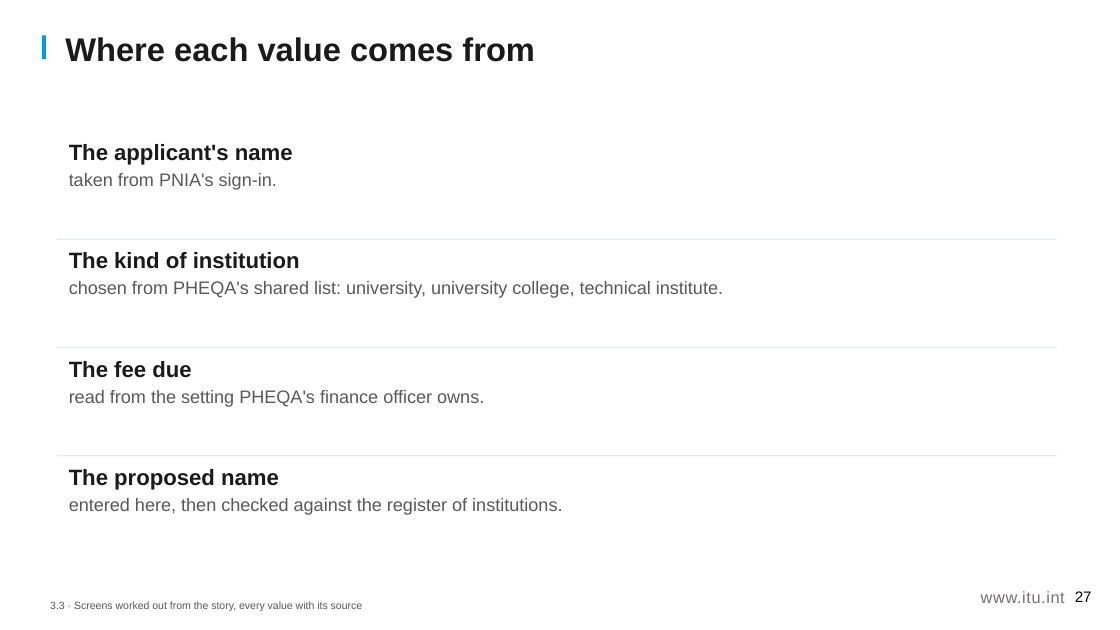
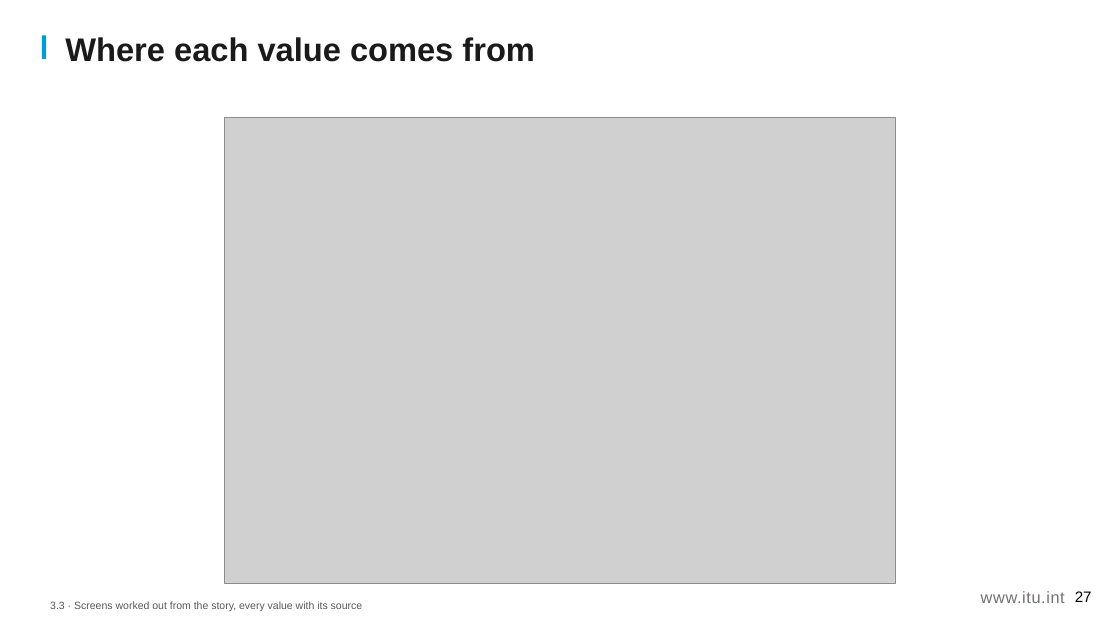
Before and after one commit to aarelaponin/geatdm-framework, a slide deck: slide 27 of 10-Knowledge-Products/KP4-DSD/videos/module_3/en/decks/KP4_M3_Deck_v0.1.pptx. Drawn at 1120x630 pixels with LibreOffice and Linux fonts; fonts in the diff are those of the drawing; grey boxes stand for pictures. Boxes give left, top, right and bottom in pixels: in the first picture for what was removed or moved away, otherwise in the second. Text is boxed around its words. In the diff, an @@ line names an element or a change of style, - is before the commit and + after.

```diff
--- a/10-Knowledge-Products/KP4-DSD/videos/module_3/en/decks/KP4_M3_Deck_v0.1.pptx
+++ b/10-Knowledge-Products/KP4-DSD/videos/module_3/en/decks/KP4_M3_Deck_v0.1.pptx
@@ picture added at <box>225,118,897,584</box> @@
@@ text removed at <box>69,144,293,190</box> @@
-The applicant's name
-taken from PNIA's sign-in.
@@ rectangle removed at <box>57,239,1057,239</box> @@
@@ text removed at <box>69,252,723,298</box> @@
-The kind of institution
-chosen from PHEQA's shared list: university, university college, technical institute.
@@ rectangle removed at <box>57,347,1057,348</box> @@
@@ text removed at <box>69,361,484,407</box> @@
-The fee due
-read from the setting PHEQA's finance officer owns.
@@ rectangle removed at <box>57,455,1057,456</box> @@
@@ text removed at <box>69,469,562,515</box> @@
-The proposed name
-entered here, then checked against the register of institutions.
```
Also in this commit, not shown: 1 other slide changed, 43 other files.
